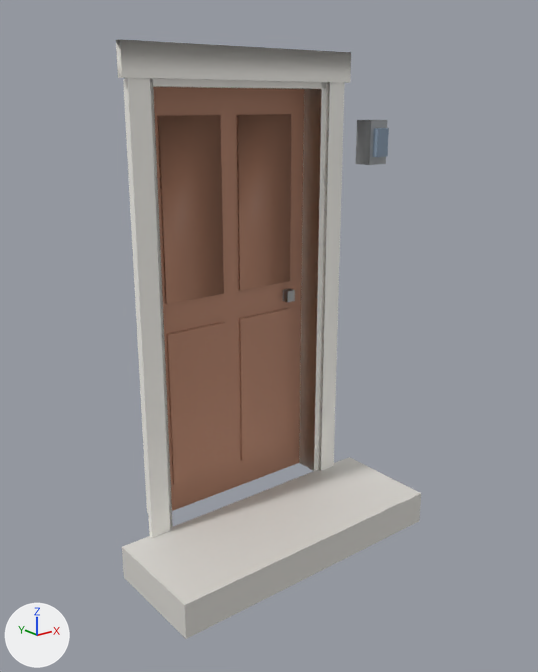
The OBJ model art/models/kit/kit_door_front.obj, before and after one commit.
Both versions are drawn from a 50 mm camera at (-2.13, -2.84, 2.01) aimed at (0.0, -0.18, 0.94). Lighting does not change. The marker at lower left points along +X, +Y and +Z. The first picture is the older version. Where no turn or scale is listed for an object, it has been applied to the vertices. Vertices at exactly the same position are counted once.

The scene before the commit, as lines of its bpy script (objects in view):
```python
me_kit_door_front = bpy.data.meshes.new('kit_door_front')
me_kit_door_front.from_pydata(...)  # 114 vertices, 78 faces; spans x -0.75..0.84, y -0.55..0.2, z -0.17..2.24
# faces by material slot: [24, 30, 6, 6, 12]
me_kit_door_front.materials.append(mat_paint)  # white #f7f5ef
me_kit_door_front.materials.append(mat_door)  # brown #b38169
me_kit_door_front.materials.append(mat_glass)  # greyish blue #8699ad
me_kit_door_front.materials.append(mat_concrete)  # light grey #dddad4
me_kit_door_front.materials.append(mat_metal)  # grey #a0a2a4
ob_kit_door_front = bpy.data.objects.new('kit_door_front', me_kit_door_front)
ob_kit_door_front.location = (0.0, 0.0, 0.0)
```
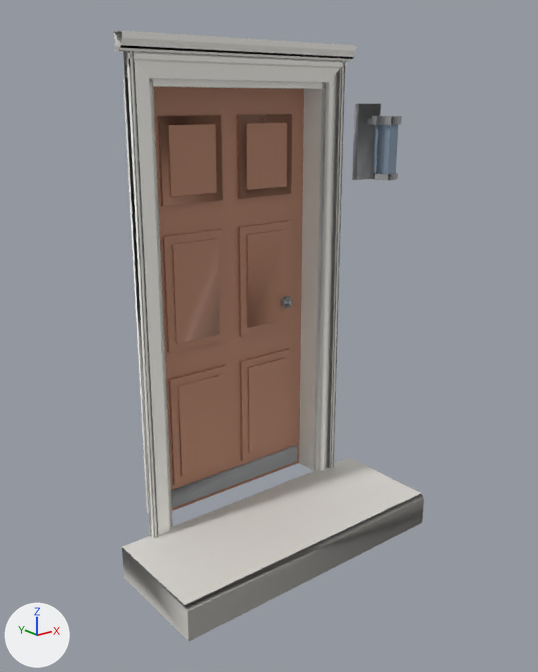
Changed parts and their boxes [x1, y1, x2, y2] in the pictures (538 x 672 px):
'kit_door_front', reshaped: before [116, 39, 421, 639]; after [114, 31, 424, 641]
part 1 of me_kit_door_front, added: after [367, 116, 372, 124]
part 2 of me_kit_door_front, added: after [352, 104, 381, 180]
part 3 of me_kit_door_front, added: after [171, 445, 297, 508]
part 4 of me_kit_door_front, added (brown): after [245, 123, 287, 190]
part 5 of me_kit_door_front, added (brown): after [246, 230, 286, 328]
part 6 of me_kit_door_front, added (brown): after [238, 221, 291, 336]
part 7 of me_kit_door_front, added (brown): after [167, 124, 217, 196]
part 8 of me_kit_door_front, added (brown): after [172, 239, 220, 344]
part 9 of me_kit_door_front, added (brown): after [163, 229, 225, 353]
part 10 of me_kit_door_front, added: after [281, 296, 293, 308]
part 11 of me_kit_door_front, rebuilt (31% shorter): before [116, 39, 351, 83]; after [114, 31, 356, 61]
part 12 of me_kit_door_front, deleted: before [283, 289, 295, 302]
part 13 of me_kit_door_front, deleted: before [372, 128, 389, 157]
part 14 of me_kit_door_front, built on: before [122, 78, 421, 639]; after [122, 51, 424, 641]

The edits, one by one:
me_kit_door_front is used by ob_kit_door_front; location (0.0, 0.0, 0.0).
me_kit_door_front had 114 vertices, 78 faces and spanned x -0.75..0.84, y -0.55..0.2, z -0.17..2.24.
me_kit_door_front now has 310 vertices, 232 faces and spans x -0.75..0.86, y -0.57..0.2, z -0.17..2.27.
me_kit_door_front part 1: a new loose piece, a box spanning x 0.76..0.8, y -0.12..-0.03, z 1.9..1.94, in mat_metal (grey #a0a2a4).
me_kit_door_front part 2: a new loose piece, a box spanning x 0.7..0.86, y -0.03..0.0, z 1.62..2.0, in mat_metal (grey #a0a2a4).
me_kit_door_front part 3: a new loose piece, a box spanning x -0.45..0.45, y 0.124..0.13, z 0.02..0.12, in mat_metal (grey #a0a2a4).
me_kit_door_front part 4: a new loose piece, a box spanning x 0.09..0.34, y 0.105..0.115, z 1.6..1.91, in mat_door (brown #b38169).
me_kit_door_front part 5: a new loose piece, a box spanning x 0.09..0.34, y 0.105..0.115, z 0.9..1.38, in mat_door (brown #b38169).
me_kit_door_front part 6: a new loose piece, a box spanning x 0.05..0.38, y 0.115..0.13, z 0.86..1.42, in mat_door (brown #b38169).
me_kit_door_front part 7: a new loose piece, a box spanning x -0.34..-0.09, y 0.105..0.115, z 1.6..1.91, in mat_door (brown #b38169).
me_kit_door_front part 8: a new loose piece, a box spanning x -0.34..-0.09, y 0.105..0.115, z 0.9..1.38, in mat_door (brown #b38169).
me_kit_door_front part 9: a new loose piece, a box spanning x -0.38..-0.05, y 0.115..0.13, z 0.86..1.42, in mat_door (brown #b38169).
me_kit_door_front part 10: a new loose piece, a UV sphere (10 segments, 6 rings, poles along z) spanning x 0.298..0.362, y 0.055..0.115, z 0.968..1.032, in mat_metal (grey #a0a2a4).
me_kit_door_front part 11: the loose piece of 8 vertices spanning x -0.63..0.63, y -0.03..0.0, z 2.1..2.24 is rebuilt with 12 vertices and now spans x -0.63..0.63, y -0.06..0.0, z 2.2..2.27.
me_kit_door_front part 12: the loose piece of 8 vertices spanning x 0.33..0.38, y 0.08..0.12, z 1.0..1.06 is deleted.
me_kit_door_front part 13: the loose piece of 8 vertices spanning x 0.74..0.82, y -0.13..-0.1, z 1.74..1.88 is deleted.
Part 14, on me_kit_door_front:
12 vertices are removed from x -0.75..0.84, y -0.55..0.0, z -0.17..1.92.
18 faces are deleted.
8 vertices in x -0.38..0.38, y 0.12..0.13, z 1.1 move by (0.0, 0.0, 0.46).
8 vertices in x -0.38..0.38, y 0.12..0.13, z 0.95 move by (0.0, 0.0, -0.23).
43 vertices are added at x -0.75..0.86, y -0.57..0.13, z -0.17..2.19.
10 new vertices lie (0.0, 0.0, 0.04) away from vertices in x 0.31..0.86, y -0.21..0.13, z 1.16..1.9.
8 new vertices lie (0.06, 0.0, 0.0) away from vertices in x 0.75, y -0.21..-0.09, z 1.63..1.9.
6 new vertices lie (0.0, 0.0, 2.2) away from vertices in x -0.59..0.59, y -0.04..-0.03, z 0.0.
5 new vertices lie (1.2, 0.0, 0.0) away from vertices in x -0.6, y -0.04..0.0, z 2.1..2.19.
18 new faces join them, mat_paint (white #f7f5ef).
2 new faces join them, mat_door (brown #b38169).
7 new faces join them, mat_glass (greyish blue #8699ad).
5 new faces join them, mat_concrete (light grey #dddad4).
18 new faces join them, mat_metal (grey #a0a2a4).
Other edits to the shape of me_kit_door_front do not show in these pictures.
